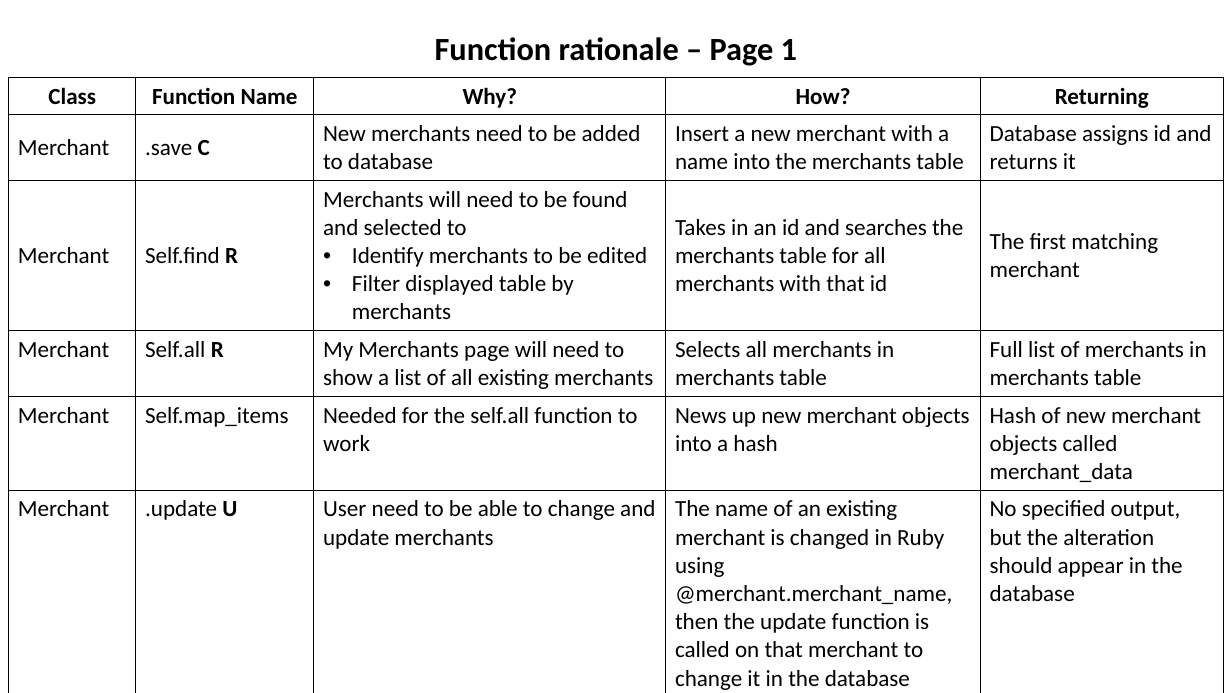
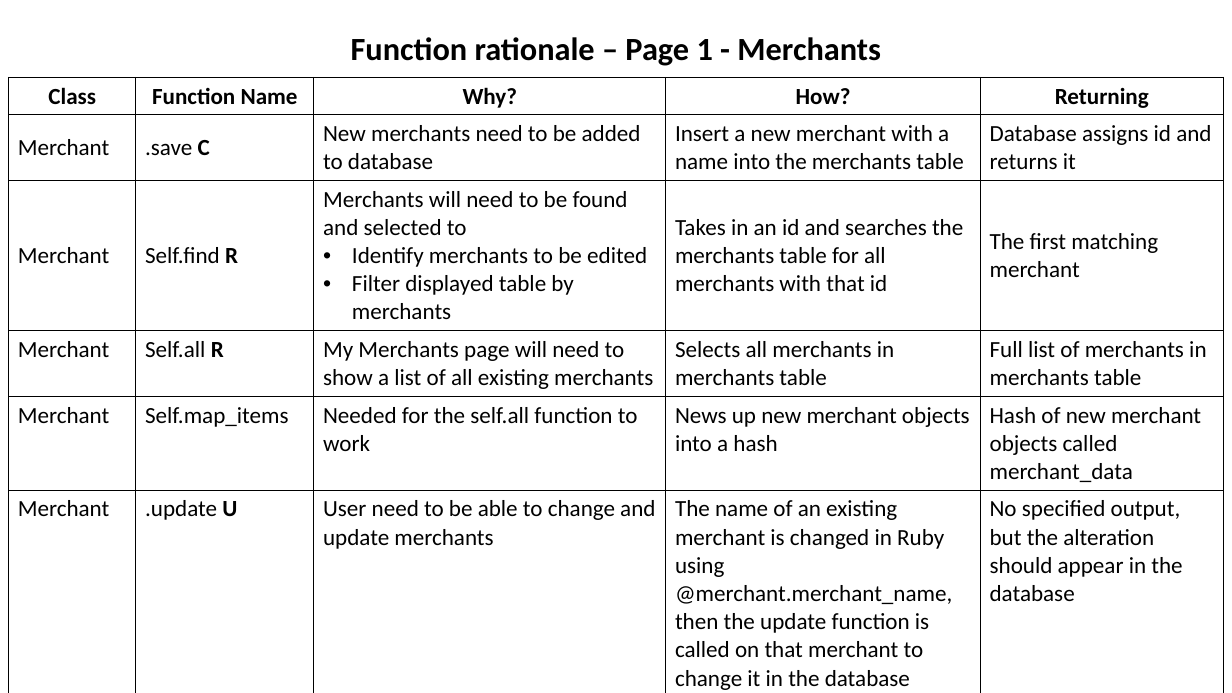
Before and after one commit to catf62/Budgee, a slide deck: slide 13 of Plans_Project_Management/Budget_App_Plan_08Nov2018.pptx. Drawn at 1232x693 pixels with LibreOffice and Linux fonts; fonts in the diff are those of the drawing. Boxes give left, top, right and bottom in pixels: in the first picture for what was removed or moved away, otherwise in the second. Text is boxed around its words. In the diff, an @@ line names an element or a change of style, - is before the commit and + after.

Commit message:
additional functions planned for transactions

```diff
--- a/Plans_Project_Management/Budget_App_Plan_08Nov2018.pptx
+++ b/Plans_Project_Management/Budget_App_Plan_08Nov2018.pptx
@@ title at [351, 37, 881, 66]: text changed @@
-Function rationale – Page 1
+Function rationale – Page 1 - Merchants
```
Also in this commit, not shown: 2 other slides changed, 2 slides added.
